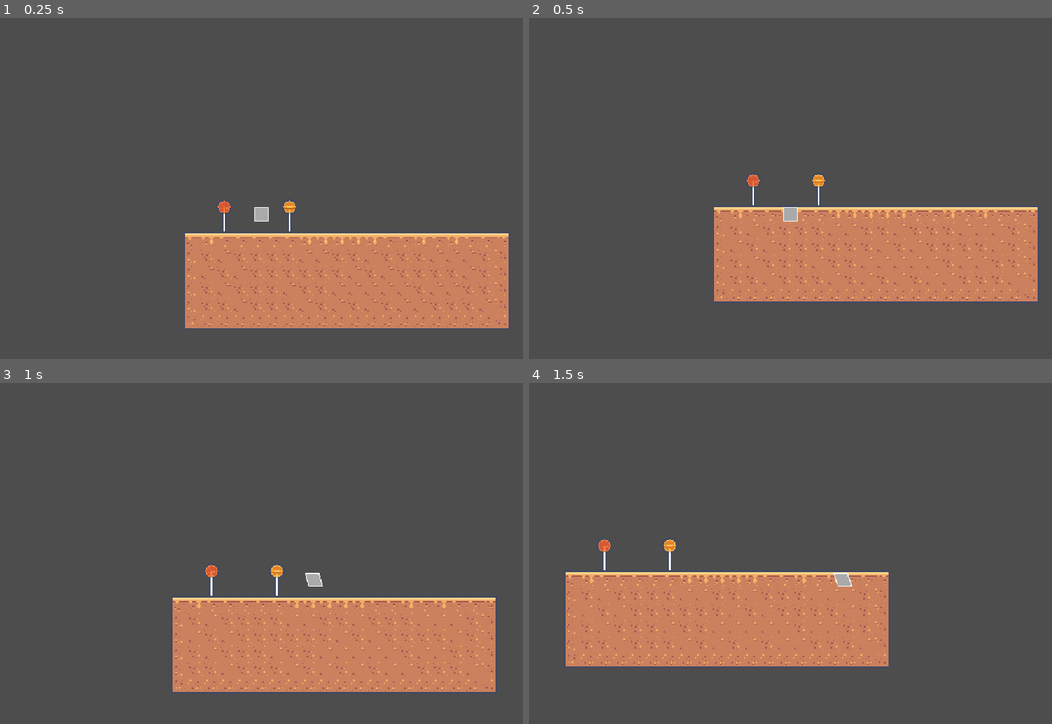
Above: before the commit, frames 1-4 (two rows, left to right).
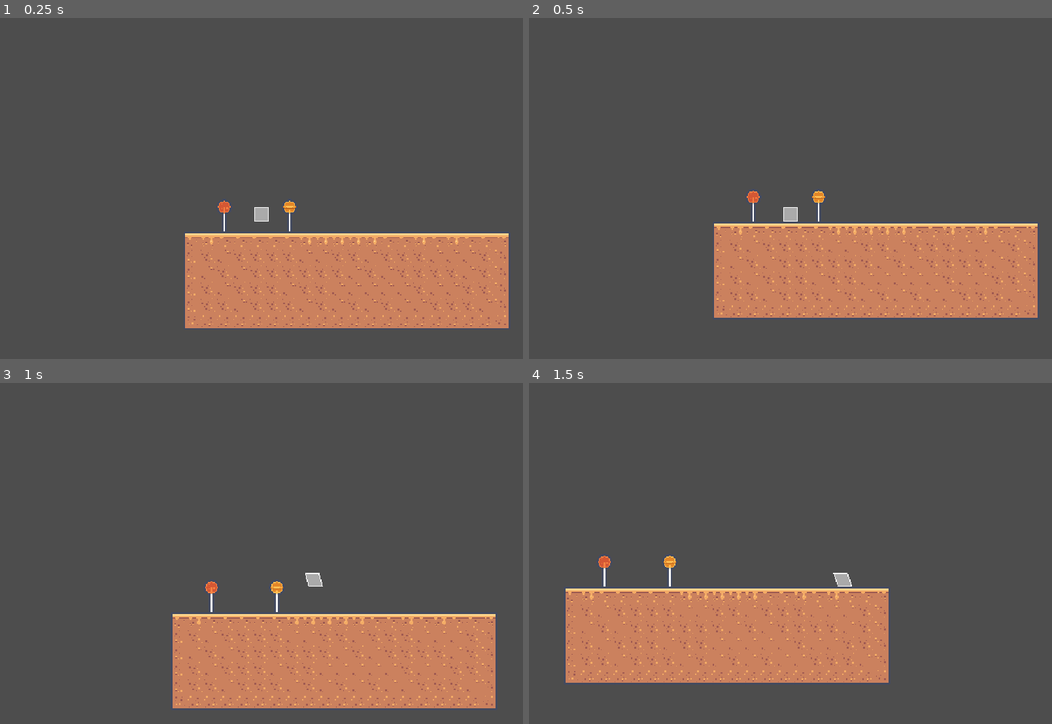
Above: after the commit, the same moments.

Repository: emarald64/sugar-rush
Game: Godot game, scene res://scenes/main/main.tscn
Two runs of this game, one before a commit and one after it. Both use one fixed random seed, a clock stepped at 60 frames per second and the inputs below.
Inputs (mouse positions are in pixels of both pictures, inside the frame that each line leads up to):
- Up to frame 1 (0.25 s): no input
- Up to frame 2 (0.5 s): no input
- Up to frame 3 (1 s): tap Enter at 0.5 s; move the mouse to (376, 560) at 0.52 s; hold D (move_right) from 0.53 s (still down); tap Alt at 0.6 s; click (376, 560) at 0.67 s; tap Space (jump) at 0.77 s
- Up to frame 4 (1.5 s): keep holding D (move_right); move the mouse to (685, 597) at 1.27 s; tap Shift at 1.35 s

Frame 1 is identical in both runs. In frame 2, 8.1% of the frame differs, in the area x 35-98%, y 45-88%; in frame 3, 8.1%, in the area x 33-95%, y 53-96%; in frame 4, 8.0%.

Commit message:
Added checkpint

Diff:
--- /dev/null
+++ b/scenes/checkpoint/checkpoint.gd
@@ -0,0 +1,19 @@
+class_name Checkpoint extends Area2D
+
+var active:=false;
+
+func activate(player: Player) -> void:
+	if not active:
+		var old_cp=player.current_cp
+		if old_cp is Checkpoint:
+			old_cp.deactivate()
+		elif old_cp.name==&"StartPos":
+			old_cp.queue_free()
+
+		$AnimatedSprite2D.play(&"Up")
+		player.current_cp=self
+		active=true
+
+func deactivate()->void:
+	active=false
+	$AnimatedSprite2D.play(&"default")
--- /dev/null
+++ b/scenes/checkpoint/checkpoint.tscn
@@ -0,0 +1,55 @@
+[gd_scene format=3 uid="uid://bd4tdut28lsa0"]
+
+[ext_resource type="Script" uid="uid://c8l8b5ef4dq7o" path="res://scenes/checkpoint/checkpoint.gd" id="1_qopk8"]
+[ext_resource type="Texture2D" uid="uid://bwumojiu0mh0g" path="res://assets/kenney_pixel-platformer/Tilemap/tilemap.png" id="2_2kgby"]
+
+[sub_resource type="AtlasTexture" id="AtlasTexture_sg1lo"]
+atlas = ExtResource("2_2kgby")
+region = Rect2(209, 95, 18, 18)
+
+[sub_resource type="AtlasTexture" id="AtlasTexture_hacf6"]
+atlas = ExtResource("2_2kgby")
+region = Rect2(228, 95, 18, 18)
+
+[sub_resource type="AtlasTexture" id="AtlasTexture_04dhy"]
+atlas = ExtResource("2_2kgby")
+region = Rect2(209, 114, 18, 18)
+
+[sub_resource type="SpriteFrames" id="SpriteFrames_t5ejf"]
+animations = [{
+"frames": [{
+"duration": 1.0,
+"texture": SubResource("AtlasTexture_sg1lo")
+}, {
+"duration": 1.0,
+"texture": SubResource("AtlasTexture_hacf6")
+}],
+"loop": true,
+"name": &"Up",
+"speed": 5.0
+}, {
+"frames": [{
+"duration": 1.0,
+"texture": SubResource("AtlasTexture_04dhy")
+}],
+"loop": false,
+"name": &"default",
+"speed": 5.0
+}]
+
+[sub_resource type="RectangleShape2D" id="RectangleShape2D_i5ghl"]
+size = Vector2(18, 18)
+
+[node name="Checkpoint" type="Area2D" unique_id=713426318]
+collision_layer = 0
+collision_mask = 4
+script = ExtResource("1_qopk8")
+
+[node name="AnimatedSprite2D" type="AnimatedSprite2D" parent="." unique_id=1166721579]
+sprite_frames = SubResource("SpriteFrames_t5ejf")
+autoplay = "default"
+
+[node name="CollisionShape2D" type="CollisionShape2D" parent="." unique_id=769467506]
+shape = SubResource("RectangleShape2D_i5ghl")
+
+[connection signal="body_entered" from="." to="." method="activate"]
--- a/scenes/main/main.tscn
+++ b/scenes/main/main.tscn
@@ -3,6 +3,7 @@
 [ext_resource type="Texture2D" uid="uid://bwumojiu0mh0g" path="res://assets/kenney_pixel-platformer/Tilemap/tilemap.png" id="1_hyk8p"]
 [ext_resource type="PackedScene" uid="uid://bbblyv3dtttqm" path="res://scenes/player/player.tscn" id="2_iuonh"]
 [ext_resource type="Texture2D" uid="uid://j1b17fxuox0r" path="res://assets/kenney_pixel-platformer-food-expansion/Tilemap/tilemap.png" id="2_k2fmo"]
+[ext_resource type="PackedScene" uid="uid://bd4tdut28lsa0" path="res://scenes/checkpoint/checkpoint.tscn" id="3_l3cfh"]
 
 [sub_resource type="TileSetAtlasSource" id="TileSetAtlasSource_iuonh"]
 texture = ExtResource("1_hyk8p")
@@ -188,28 +189,34 @@
 4:0/0 = 0
 4:0/0/terrain_set = 0
 4:0/0/terrain = 2
+4:0/0/physics_layer_0/polygon_0/points = PackedVector2Array(-9, -9, 9, -9, 9, 9, -9, 9)
 5:0/0 = 0
 5:0/0/terrain_set = 0
 5:0/0/terrain = 2
+5:0/0/physics_layer_0/polygon_0/points = PackedVector2Array(-9, -9, 9, -9, 9, 9, -9, 9)
 5:0/0/terrains_peering_bit/right_side = 2
 6:0/0 = 0
 6:0/0/terrain_set = 0
 6:0/0/terrain = 2
+6:0/0/physics_layer_0/polygon_0/points = PackedVector2Array(-9, -9, 9, -9, 9, 9, -9, 9)
 6:0/0/terrains_peering_bit/right_side = 2
 6:0/0/terrains_peering_bit/left_side = 2
 7:0/0 = 0
 7:0/0/terrain_set = 0
 7:0/0/terrain = 2
+7:0/0/physics_layer_0/polygon_0/points = PackedVector2Array(-9, -9, 9, -9, 9, 9, -9, 9)
 7:0/0/terrains_peering_bit/left_side = 2
 7:1/0 = 0
 7:1/0/terrain_set = 0
 7:1/0/terrain = 2
+7:1/0/physics_layer_0/polygon_0/points = PackedVector2Array(-9, -9, 9, -9, 9, 9, -9, 9)
 7:1/0/terrains_peering_bit/bottom_side = 2
 7:1/0/terrains_peering_bit/bottom_left_corner = 2
 7:1/0/terrains_peering_bit/left_side = 2
 7:2/0 = 0
 7:2/0/terrain_set = 0
 7:2/0/terrain = 2
+7:2/0/physics_layer_0/polygon_0/points = PackedVector2Array(-9, -9, 9, -9, 9, 9, -9, 9)
 7:2/0/terrains_peering_bit/bottom_side = 2
 7:2/0/terrains_peering_bit/bottom_left_corner = 2
 7:2/0/terrains_peering_bit/left_side = 2
@@ -218,12 +225,14 @@
 7:3/0 = 0
 7:3/0/terrain_set = 0
 7:3/0/terrain = 2
+7:3/0/physics_layer_0/polygon_0/points = PackedVector2Array(-9, -9, 9, -9, 9, 9, -9, 9)
 7:3/0/terrains_peering_bit/left_side = 2
 7:3/0/terrains_peering_bit/top_left_corner = 2
 7:3/0/terrains_peering_bit/top_side = 2
 6:3/0 = 0
 6:3/0/terrain_set = 0
 6:3/0/terrain = 2
+6:3/0/physics_layer_0/polygon_0/points = PackedVector2Array(-9, -9, 9, -9, 9, 9, -9, 9)
 6:3/0/terrains_peering_bit/right_side = 2
 6:3/0/terrains_peering_bit/left_side = 2
 6:3/0/terrains_peering_bit/top_left_corner = 2
@@ -232,31 +241,37 @@
 5:3/0 = 0
 5:3/0/terrain_set = 0
 5:3/0/terrain = 2
+5:3/0/physics_layer_0/polygon_0/points = PackedVector2Array(-9, -9, 9, -9, 9, 9, -9, 9)
 5:3/0/terrains_peering_bit/right_side = 2
 5:3/0/terrains_peering_bit/top_side = 2
 5:3/0/terrains_peering_bit/top_right_corner = 2
 4:3/0 = 0
 4:3/0/terrain_set = 0
 4:3/0/terrain = 2
+4:3/0/physics_layer_0/polygon_0/points = PackedVector2Array(-9, -9, 9, -9, 9, 9, -9, 9)
 4:3/0/terrains_peering_bit/top_side = 2
 4:2/0 = 0
 4:2/0/terrain_set = 0
 4:2/0/terrain = 2
+4:2/0/physics_layer_0/polygon_0/points = PackedVector2Array(-9, -9, 9, -9, 9, 9, -9, 9)
 4:2/0/terrains_peering_bit/bottom_side = 2
 4:2/0/terrains_peering_bit/top_side = 2
 4:1/0 = 0
 4:1/0/terrain_set = 0
 4:1/0/terrain = 2
+4:1/0/physics_layer_0/polygon_0/points = PackedVector2Array(-9, -9, 9, -9, 9, 9, -9, 9)
 4:1/0/terrains_peering_bit/bottom_side = 2
 5:1/0 = 0
 5:1/0/terrain_set = 0
 5:1/0/terrain = 2
+5:1/0/physics_layer_0/polygon_0/points = PackedVector2Array(-9, -9, 9, -9, 9, 9, -9, 9)
 5:1/0/terrains_peering_bit/right_side = 2
 5:1/0/terrains_peering_bit/bottom_right_corner = 2
 5:1/0/terrains_peering_bit/bottom_side = 2
 6:1/0 = 0
 6:1/0/terrain_set = 0
 6:1/0/terrain = 2
+6:1/0/physics_layer_0/polygon_0/points = PackedVector2Array(-9, -9, 9, -9, 9, 9, -9, 9)
 6:1/0/terrains_peering_bit/right_side = 2
 6:1/0/terrains_peering_bit/bottom_right_corner = 2
 6:1/0/terrains_peering_bit/bottom_side = 2
@@ -265,6 +280,7 @@
 6:2/0 = 0
 6:2/0/terrain_set = 0
 6:2/0/terrain = 2
+6:2/0/physics_layer_0/polygon_0/points = PackedVector2Array(-9, -9, 9, -9, 9, 9, -9, 9)
 6:2/0/terrains_peering_bit/right_side = 2
 6:2/0/terrains_peering_bit/bottom_right_corner = 2
 6:2/0/terrains_peering_bit/bottom_side = 2
@@ -276,6 +292,7 @@
 5:2/0 = 0
 5:2/0/terrain_set = 0
 5:2/0/terrain = 2
+5:2/0/physics_layer_0/polygon_0/points = PackedVector2Array(-9, -9, 9, -9, 9, 9, -9, 9)
 5:2/0/terrains_peering_bit/right_side = 2
 5:2/0/terrains_peering_bit/bottom_right_corner = 2
 5:2/0/terrains_peering_bit/bottom_side = 2
@@ -284,46 +301,57 @@
 6:4/0 = 0
 6:4/0/terrain_set = 0
 6:4/0/terrain = 2
+6:4/0/physics_layer_0/polygon_0/points = PackedVector2Array(-9, -9, 9, -9, 9, 9, -9, 9)
 6:4/0/terrains_peering_bit/right_side = 2
 6:4/0/terrains_peering_bit/left_side = 2
 7:4/0 = 0
 7:4/0/terrain_set = 0
 7:4/0/terrain = 2
+7:4/0/physics_layer_0/polygon_0/points = PackedVector2Array(-9, -9, 9, -9, 9, 9, -9, 9)
 7:4/0/terrains_peering_bit/right_side = 2
 7:4/0/terrains_peering_bit/bottom_right_corner = 2
 7:4/0/terrains_peering_bit/bottom_side = 2
 7:4/0/terrains_peering_bit/bottom_left_corner = 2
 7:4/0/terrains_peering_bit/left_side = 2
 12:0/0 = 0
+12:0/0/physics_layer_0/polygon_0/points = PackedVector2Array(-9, -9, 9, -9, 9, 9, -9, 9)
 11:0/0 = 0
+11:0/0/physics_layer_0/polygon_0/points = PackedVector2Array(-9, -9, 9, -9, 9, 9, -9, 9)
 10:0/0 = 0
+10:0/0/physics_layer_0/polygon_0/points = PackedVector2Array(-9, -9, 9, -9, 9, 9, -9, 9)
 11:6/0 = 0
 12:6/0 = 0
 0:0/0 = 0
 0:0/0/terrain_set = 0
 0:0/0/terrain = 3
+0:0/0/physics_layer_0/polygon_0/points = PackedVector2Array(-9, -9, 9, -9, 9, 9, -9, 9)
 1:0/0 = 0
 1:0/0/terrain_set = 0
 1:0/0/terrain = 3
+1:0/0/physics_layer_0/polygon_0/points = PackedVector2Array(-9, -9, 9, -9, 9, 9, -9, 9)
 1:0/0/terrains_peering_bit/right_side = 3
 2:0/0 = 0
 2:0/0/terrain_set = 0
 2:0/0/terrain = 3
+2:0/0/physics_layer_0/polygon_0/points = PackedVector2Array(-9, -9, 9, -9, 9, 9, -9, 9)
 2:0/0/terrains_peering_bit/right_side = 3
 2:0/0/terrains_peering_bit/left_side = 3
 3:0/0 = 0
 3:0/0/terrain_set = 0
 3:0/0/terrain = 3
+3:0/0/physics_layer_0/polygon_0/points = PackedVector2Array(-9, -9, 9, -9, 9, 9, -9, 9)
 3:0/0/terrains_peering_bit/left_side = 3
 3:1/0 = 0
 3:1/0/terrain_set = 0
 3:1/0/terrain = 3
+3:1/0/physics_layer_0/polygon_0/points = PackedVector2Array(-9, -9, 9, -9, 9, 9, -9, 9)
 3:1/0/terrains_peering_bit/bottom_side = 1
 3:1/0/terrains_peering_bit/bottom_left_corner = 1
 3:1/0/terrains_peering_bit/left_side = 3
 2:1/0 = 0
 2:1/0/terrain_set = 0
 2:1/0/terrain = 3
+2:1/0/physics_layer_0/polygon_0/points = PackedVector2Array(-9, -9, 9, -9, 9, 9, -9, 9)
 2:1/0/terrains_peering_bit/right_side = 3
 2:1/0/terrains_peering_bit/bottom_right_corner = 1
 2:1/0/terrains_peering_bit/bottom_side = 1
@@ -332,16 +360,19 @@
 1:1/0 = 0
 1:1/0/terrain_set = 0
 1:1/0/terrain = 3
+1:1/0/physics_layer_0/polygon_0/points = PackedVector2Array(-9, -9, 9, -9, 9, 9, -9, 9)
 1:1/0/terrains_peering_bit/right_side = 3
 1:1/0/terrains_peering_bit/bottom_right_corner = 1
 1:1/0/terrains_peering_bit/bottom_side = 1
 0:1/0 = 0
 0:1/0/terrain_set = 0
 0:1/0/terrain = 3
+0:1/0/physics_layer_0/polygon_0/points = PackedVector2Array(-9, -9, 9, -9, 9, 9, -9, 9)
 0:1/0/terrains_peering_bit/bottom_side = 1
 3:4/0 = 0
 3:4/0/terrain_set = 0
 3:4/0/terrain = 3
+3:4/0/physics_layer_0/polygon_0/points = PackedVector2Array(-9, -9, 9, -9, 9, 9, -9, 9)
 3:4/0/terrains_peering_bit/right_side = 3
 3:4/0/terrains_peering_bit/bottom_right_corner = 1
 3:4/0/terrains_peering_bit/bottom_side = 1
@@ -350,6 +381,7 @@
 2:4/0 = 0
 2:4/0/terrain_set = 0
 2:4/0/terrain = 3
+2:4/0/physics_layer_0/polygon_0/points = PackedVector2Array(-9, -9, 9, -9, 9, 9, -9, 9)
 2:4/0/terrains_peering_bit/right_side = 3
 2:4/0/terrains_peering_bit/left_side = 3
 9:1/0 = 0
@@ -361,6 +393,11 @@
 9:3/0 = 0
 9:2/0 = 0
 11:2/0 = 0
+10:3/0 = 0
+10:3/0/physics_layer_0/polygon_0/points = PackedVector2Array(-9, -9, 9, -9, 9, 9, -9, 9)
+
+[sub_resource type="TileSetScenesCollectionSource" id="TileSetScenesCollectionSource_6q06x"]
+scenes/1/scene = ExtResource("3_l3cfh")
 
 [sub_resource type="TileSet" id="TileSet_k2fmo"]
 tile_size = Vector2i(18, 18)
@@ -379,6 +416,7 @@
 terrain_set_0/terrain_3/color = Color(0.375, 0.5, 0.25, 1)
 sources/0 = SubResource("TileSetAtlasSource_iuonh")
 sources/1 = SubResource("TileSetAtlasSource_l3cfh")
+sources/2 = SubResource("TileSetScenesCollectionSource_6q06x")
 
 [node name="Main" type="Node2D" unique_id=983033456]
 texture_filter = 1
--- a/scenes/player/player.gd
+++ b/scenes/player/player.gd
@@ -1,4 +1,4 @@
-extends CharacterBody2D
+class_name Player extends CharacterBody2D
 
 const MAX_SPEED = 300.0
 const ACCEL = 600
--- a/scenes/player/player.tscn
+++ b/scenes/player/player.tscn
@@ -140,7 +140,7 @@
 size = Vector2(6, 14)
 
 [node name="Player" type="CharacterBody2D" unique_id=2106077790]
-collision_layer = 0
+collision_layer = 4
 script = ExtResource("1_8afob")
 
 [node name="CollisionShape2D" type="CollisionShape2D" parent="." unique_id=1969216031]
@@ -154,7 +154,7 @@
 polygon = PackedVector2Array(-7, -7, 7, -7, 7, 7, -7, 7)
 
 [node name="Hurtbox" type="Area2D" parent="." unique_id=1088502800]
-collision_layer = 4
+collision_layer = 0
 collision_mask = 2
 
 [node name="CollisionShape2D" type="CollisionShape2D" parent="Hurtbox" unique_id=862140016]
Not shown, added: scenes/checkpoint/checkpoint.gd.uid
